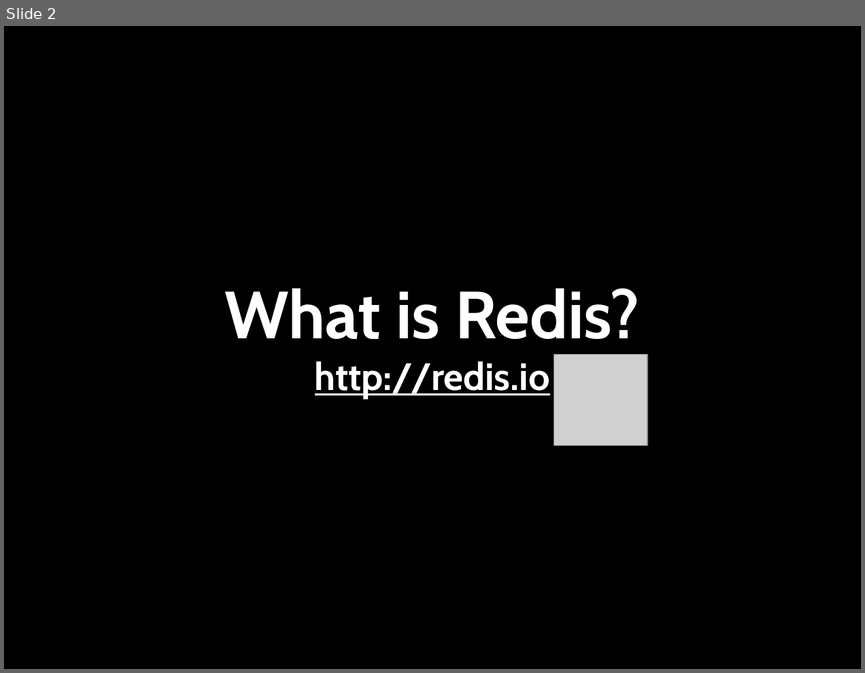
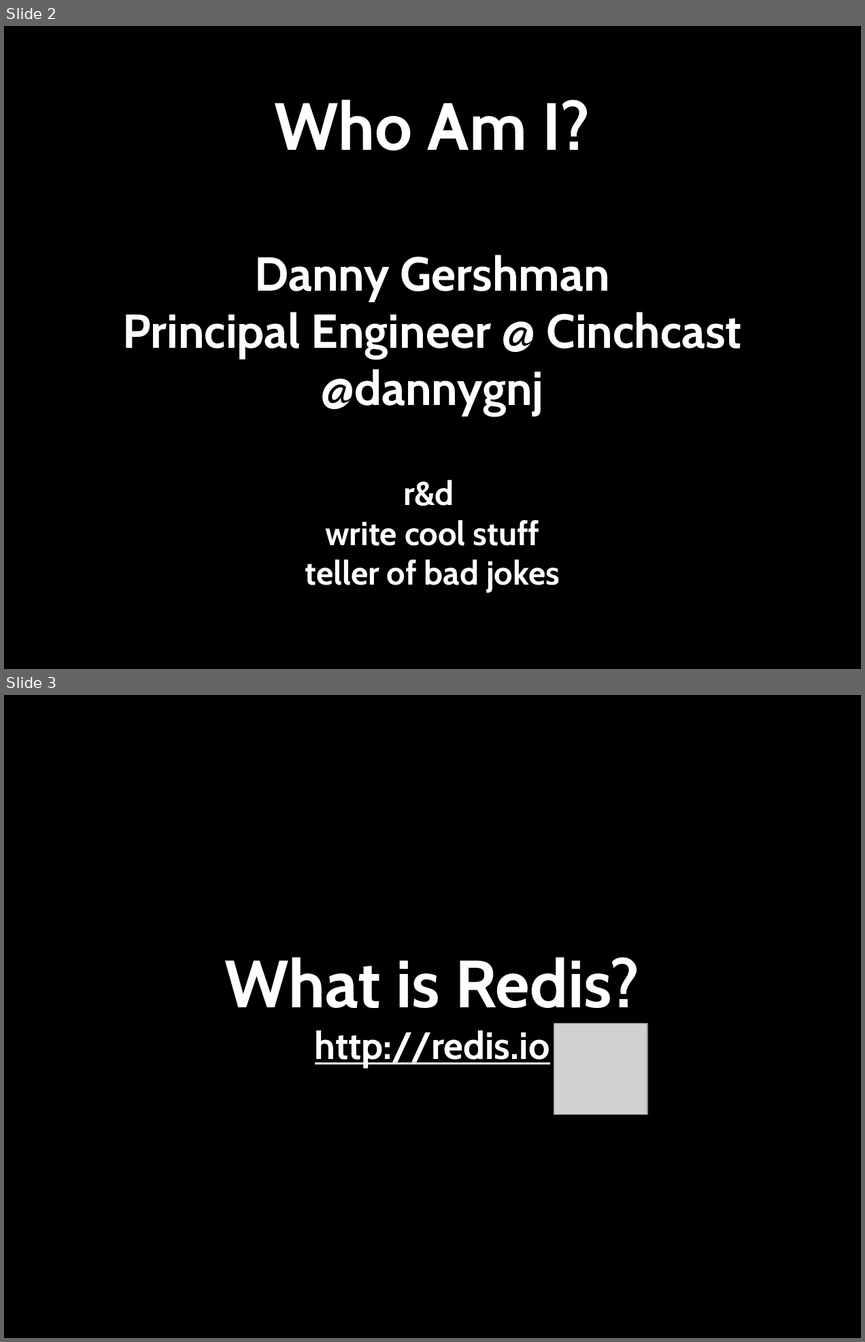
Before and after one commit to dgershman/high-availability-demo, a slide deck: REDIS High Availability with Sentinel.pptx. Shown one above the other, each under a label of ours: slide 2 before the commit, slides 2 and 3 after it. The pictures are 865x673 and 865x1342 pixels, drawn with LibreOffice and Linux fonts; fonts in the diff are those of the drawing; grey boxes stand for pictures; background and template pictures are left out. Boxes give left, top, right and bottom in pixels: in the first picture for what was removed or moved away, otherwise in the second. Text is boxed around its words. In the diff, an @@ line names an element or a change of style, - is before the commit and + after.

Commit message:
added jokes

```diff
--- a/REDIS High Availability with Sentinel.pptx
+++ b/REDIS High Availability with Sentinel.pptx
@@ slide 2 added at [4,26,861,669], background picture (left out) @@
@@ title added at [122,99,742,592], 40 pt, text #FFFFFF, bold @@
+Who Am I?
+Danny Gershman
+Principal Engineer @ Cinchcast
+@dannygnj
+r&d
+write cool stuff
+teller of bad jokes
@@ what was slide 2 is now slide 3 @@
```
Also in this commit, not shown: 1 slide changed.
